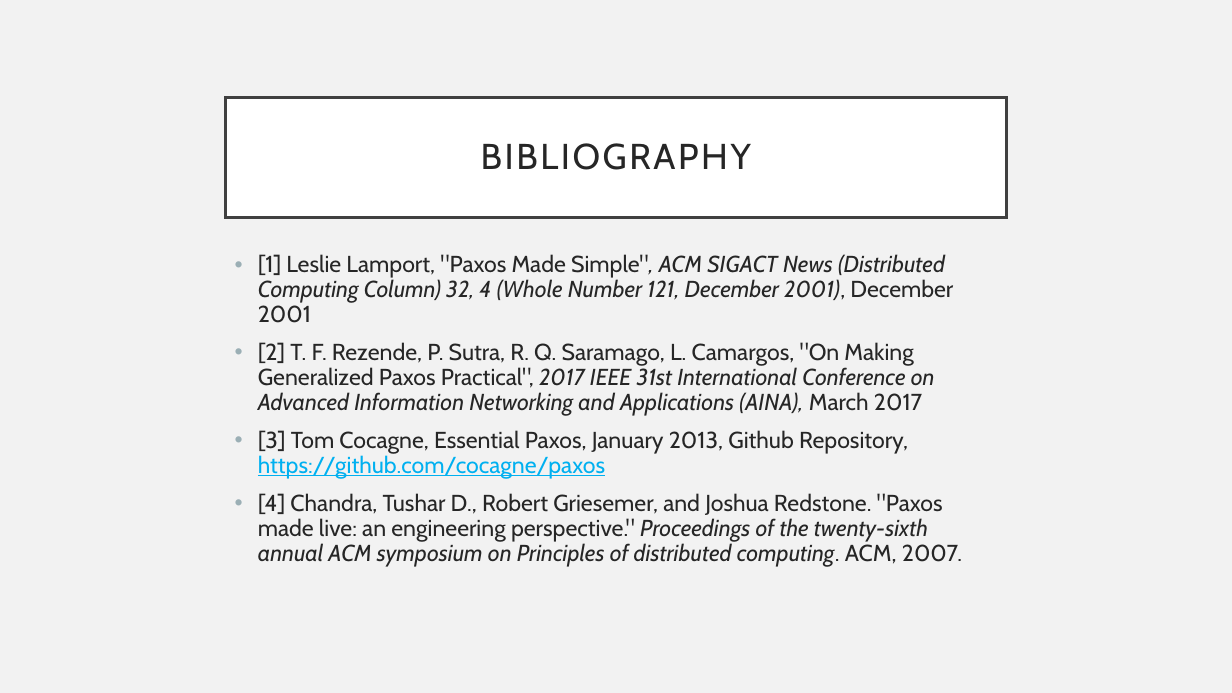
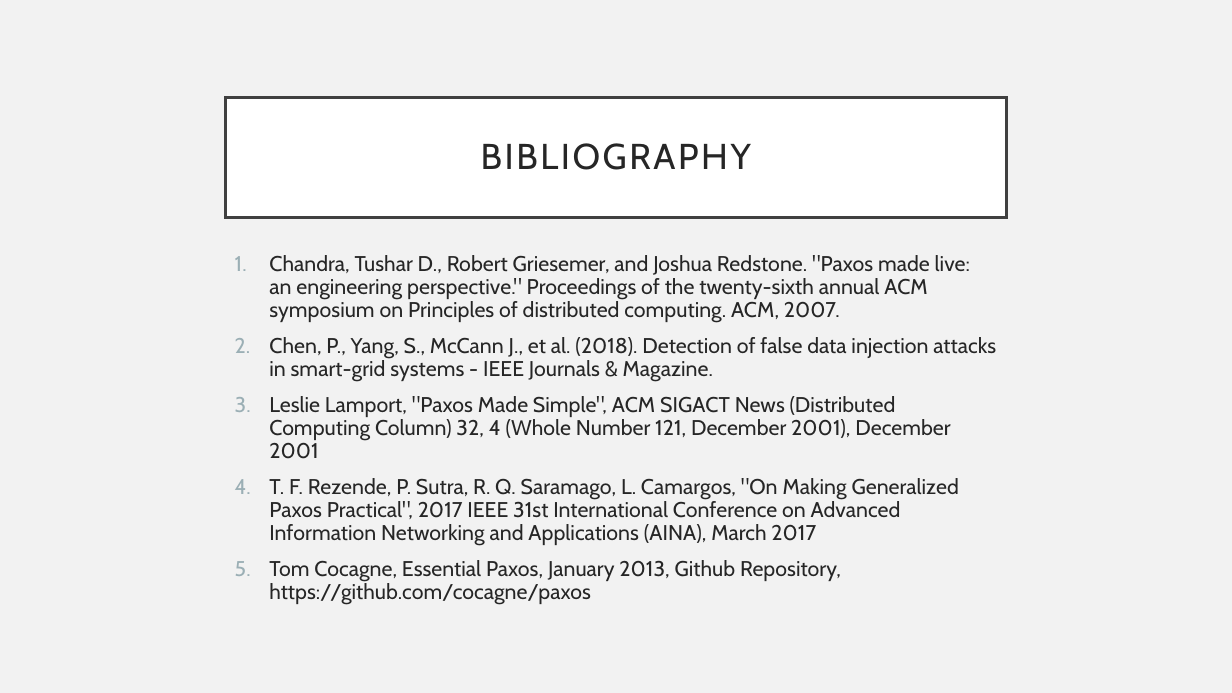
Before and after one commit to CodeFluent/Notes, a slide deck: slide 14 of CS-6220/hw/Grad_Project/Paxos Algorithm.pptx (slide 12 before the commit). Drawn at 1232x693 pixels with LibreOffice and Linux fonts; fonts in the diff are those of the drawing. Boxes give left, top, right and bottom in pixels: in the first picture for what was removed or moved away, otherwise in the second. Text is boxed around its words. In the diff, an @@ line names an element or a change of style, - is before the commit and + after.

```diff
--- a/CS-6220/hw/Grad_Project/Paxos Algorithm.pptx
+++ b/CS-6220/hw/Grad_Project/Paxos Algorithm.pptx
@@ text at box(269, 255, 996, 605): text changed; size 18 to 16.6 pt @@
-• [1] Leslie Lamport, "Paxos Made Simple", ACM SIGACT News (Distributed Computing Column) 32, 4 (Whole Number 121, December 2001), December 2001
-• [2] T. F. Rezende, P. Sutra, R. Q. Saramago, L. Camargos, "On Making Generalized Paxos Practical", 2017 IEEE 31st International Conference on Advanced Information Networking and Applications (AINA), March 2017
-• [3] Tom Cocagne, Essential Paxos, January 2013, Github Repository, https://github.com/cocagne/paxos
-• [4] Chandra, Tushar D., Robert Griesemer, and Joshua Redstone. "Paxos made live: an engineering perspective." Proceedings of the twenty-sixth annual ACM symposium on Principles of distributed computing. ACM, 2007.
+1. Chandra, Tushar D., Robert Griesemer, and Joshua Redstone. "Paxos made live: an engineering perspective." Proceedings of the twenty-sixth annual ACM symposium on Principles of distributed computing. ACM, 2007.
+2. Chen, P., Yang, S., McCann J., et al. (2018). Detection of false data injection attacks in smart-grid systems - IEEE Journals & Magazine.
+3. Leslie Lamport, "Paxos Made Simple", ACM SIGACT News (Distributed Computing Column) 32, 4 (Whole Number 121, December 2001), December 2001
+4. T. F. Rezende, P. Sutra, R. Q. Saramago, L. Camargos, "On Making Generalized Paxos Practical", 2017 IEEE 31st International Conference on Advanced Information Networking and Applications (AINA), March 2017
+5. Tom Cocagne, Essential Paxos, January 2013, Github Repository, https://github.com/cocagne/paxos
```
Also in this commit, not shown: 1 other slide changed, 2 slides added, 1 other file.
